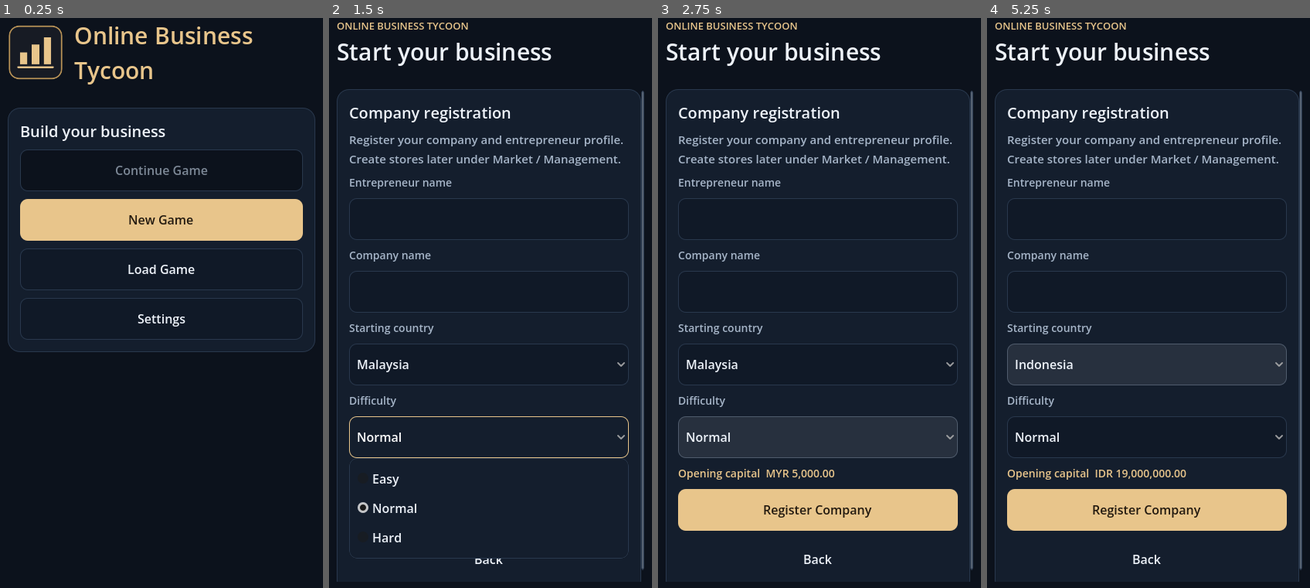
Above: before the commit, frames 1-4 (left to right).
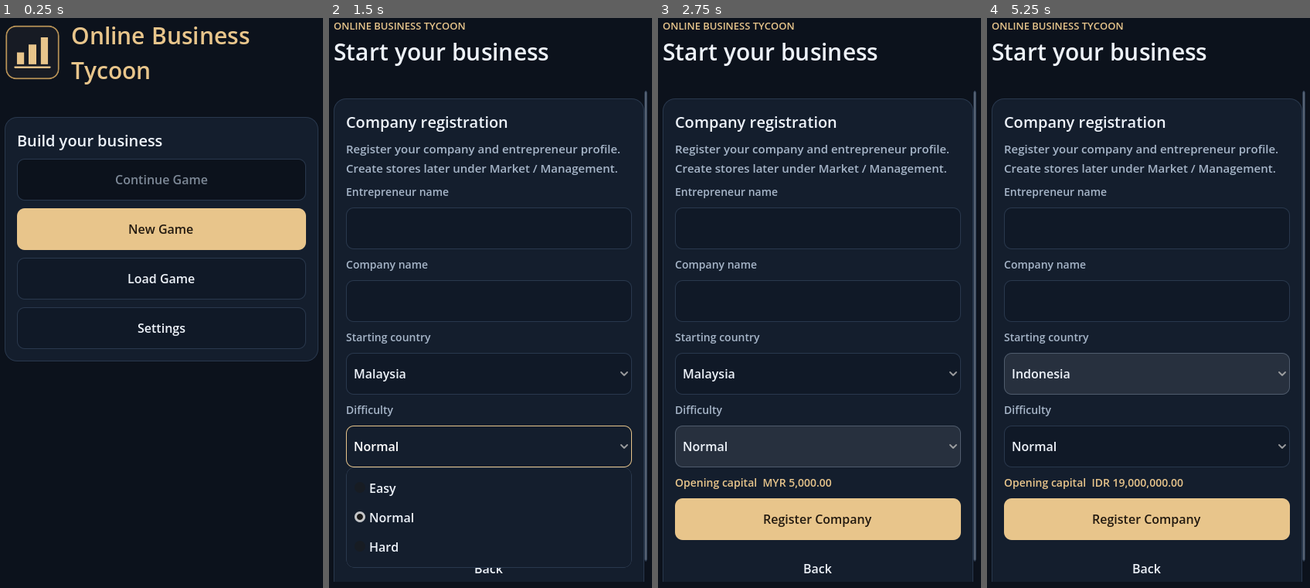
Above: after the commit, the same moments.

Repository: UphyRaop/online-business-tycoon
Game: Godot game, scene res://main.tscn
Two runs of this game, one before a commit and one after it. Both use one fixed random seed, a clock stepped at 60 frames per second and the inputs below.
Inputs:
- Up to frame 1 (0.25 s): no input
- Up to frame 2 (1.5 s): click "New Game" at 0.5 s; click "Normal" at 1.25 s
- Up to frame 3 (2.75 s): click "Normal" at 2 s
- Up to frame 4 (5.25 s): click "Malaysia" at 2.75 s; click "Register Company" at 3.5 s; click "Indonesia" at 4.25 s; click "Indonesia" at 5 s

The runs differ from the first frame. In frame 1, 9.2% of the frame differs, in the area x 1-99%, y 1-61%; in frame 2, 12%; in frame 3, 15%; in frame 4, 15%, in the area x 1-99%, y 0-99%.

Commit message:
Improve responsive desktop layout and top navigation

Diff:
--- a/main.gd
+++ b/main.gd
@@ -41,6 +41,9 @@
 var analytics_window := 1
 var campaign_id := 0
 var selected_store_id := 0
+var page_shell: VBoxContainer
+var page_wide: VBoxContainer
+var page_grid: GridContainer
 var ad_period := 0
 var ad_period_end := 0
 var ad_platform_filter := -1
@@ -53,6 +56,7 @@
 
 func _ready() -> void:
 	theme = Style.build()
+	get_viewport().size_changed.connect(_update_responsive_layout)
 	var settings := ConfigFile.new()
 	if settings.load(PREFERENCES) == OK:
 		large_text = settings.get_value("display", "large_text", false) == true
@@ -139,11 +143,18 @@
 	return input
 
 func card(title: String) -> VBoxContainer:
+	return _create_card(page_grid if is_instance_valid(page_grid) else body, title)
+
+func wide_card(title: String) -> VBoxContainer:
+	return _create_card(page_wide if is_instance_valid(page_wide) else body, title)
+
+func _create_card(parent: Node, title: String) -> VBoxContainer:
 	var surface := PanelContainer.new()
 	if OS.has_feature("web"):
 		surface.mouse_filter = Control.MOUSE_FILTER_PASS
 	surface.add_theme_stylebox_override("panel", Style.box(Style.SURFACE, Style.LINE, 15, 16))
-	body.add_child(surface)
+	surface.size_flags_horizontal = Control.SIZE_EXPAND_FILL
+	parent.add_child(surface)
 	var content := stack(surface)
 	content.add_child(label(title, 20))
 	return content
@@ -179,6 +190,24 @@
 
 func profit_color(cents: int) -> Color:
 	return Style.GREEN if cents >= 0 else Style.RED
+
+func _update_responsive_layout() -> void:
+	var viewport_width := size.x
+	if is_instance_valid(page_shell):
+		var horizontal_margin := 20 if viewport_width >= 900.0 else 12
+		page_shell.custom_minimum_size.x = minf(1100.0, maxf(280.0, viewport_width - horizontal_margin * 2.0))
+	if is_instance_valid(page_grid):
+		page_grid.columns = 2 if screen == "Game" and viewport_width >= 900.0 else 1
+	var nav := find_child("PrimaryNavigation", true, false) as GridContainer
+	if nav != null:
+		nav.columns = 3 if viewport_width < 600.0 else 5
+		for item in nav.get_children():
+			if item is Button:
+				item.custom_minimum_size.x = 70 if viewport_width < 600.0 else (100 if viewport_width < 1024.0 else 180)
+				item.add_theme_font_size_override("font_size", 12 if viewport_width < 600.0 else 13)
+	var kpis := find_child("DashboardKpis", true, false) as GridContainer
+	if kpis != null:
+		kpis.columns = 4 if viewport_width >= 900.0 else 2
 
 func set_notice(message: String, error: bool = false) -> void:
 	notice = message
@@ -412,19 +441,20 @@
 	navigate(target)
 
 func primary_navigation(parent: Node) -> void:
-	var nav := FlowContainer.new()
+	var viewport_width := size.x
+	var nav := GridContainer.new()
 	nav.name = "PrimaryNavigation"
 	nav.size_flags_horizontal = Control.SIZE_FILL
+	nav.columns = 3 if viewport_width < 600.0 else 5
 	nav.add_theme_constant_override("h_separation", 6)
 	nav.add_theme_constant_override("v_separation", 6)
 	parent.add_child(nav)
-	var narrow_viewport := get_viewport_rect().size.x < 600.0
 	for target in NAV:
 		var tab := action(nav, target, navigate.bind(target), target == primary_category(page))
-		tab.add_theme_font_size_override("font_size", 12 if narrow_viewport else 13)
+		tab.add_theme_font_size_override("font_size", 12 if viewport_width < 600.0 else 13)
 		tab.clip_text = true
-		tab.custom_minimum_size.x = 70 if narrow_viewport else 100
-		tab.size_flags_horizontal = Control.SIZE_SHRINK_BEGIN
+		tab.custom_minimum_size.x = 70 if viewport_width < 600.0 else (100 if viewport_width < 1024.0 else 180)
+		tab.size_flags_horizontal = Control.SIZE_EXPAND_FILL
 		for button_state in ["normal", "hover", "pressed", "focus", "disabled"]:
 			var style: StyleBox = tab.get_theme_stylebox(button_state).duplicate()
 			style.content_margin_left = 4
@@ -458,6 +488,9 @@
 
 func render() -> void:
 	edit_checks.clear()
+	page_shell = null
+	page_wide = null
+	page_grid = null
 	for child in get_children():
 		if child == confirmation:
 			confirmation.hide()
@@ -471,9 +504,26 @@
 	var margin := MarginContainer.new()
 	add_child(margin)
 	margin.set_anchors_and_offsets_preset(Control.PRESET_FULL_RECT)
+	var viewport_width := size.x
+	var horizontal_margin := 20 if viewport_width >= 900.0 else 12
 	for side in ["left", "right", "top", "bottom"]:
-		margin.add_theme_constant_override("margin_" + side, 16)
-	var shell := stack(margin, 12)
+		margin.add_theme_constant_override("margin_" + side, horizontal_margin if side in ["left", "right"] else 16)
+	var centering := HBoxContainer.new()
+	centering.size_flags_horizontal = Control.SIZE_EXPAND_FILL
+	centering.size_flags_vertical = Control.SIZE_EXPAND_FILL
+	centering.add_theme_constant_override("separation", 0)
+	margin.add_child(centering)
+	var left_space := Control.new()
+	left_space.size_flags_horizontal = Control.SIZE_EXPAND_FILL
+	centering.add_child(left_space)
+	page_shell = stack(centering, 12)
+	page_shell.size_flags_horizontal = Control.SIZE_SHRINK_CENTER
+	page_shell.size_flags_vertical = Control.SIZE_EXPAND_FILL
+	page_shell.custom_minimum_size.x = minf(1100.0, maxf(280.0, viewport_width - horizontal_margin * 2.0))
+	var right_space := Control.new()
+	right_space.size_flags_horizontal = Control.SIZE_EXPAND_FILL
+	centering.add_child(right_space)
+	var shell := page_shell
 	var masthead := stack(shell, 3)
 	if screen != "Title":
 		masthead.add_child(label("ONLINE BUSINESS TYCOON", 13, Style.GOLD))
@@ -501,10 +551,19 @@
 	var scroll := ScrollContainer.new()
 	scroll.horizontal_scroll_mode = ScrollContainer.SCROLL_MODE_DISABLED
 	scroll.size_flags_vertical = Control.SIZE_EXPAND_FILL
+	scroll.size_flags_horizontal = Control.SIZE_EXPAND_FILL
 	scroll.follow_focus = true
 	shell.add_child(scroll)
 	body = stack(scroll, 12)
 	body.size_flags_horizontal = Control.SIZE_EXPAND_FILL
+	page_wide = stack(body, 12)
+	page_wide.size_flags_horizontal = Control.SIZE_EXPAND_FILL
+	page_grid = GridContainer.new()
+	page_grid.columns = 2 if screen == "Game" and size.x >= 900.0 else 1
+	page_grid.size_flags_horizontal = Control.SIZE_EXPAND_FILL
+	page_grid.add_theme_constant_override("h_separation", 18)
+	page_grid.add_theme_constant_override("v_separation", 18)
+	body.add_child(page_grid)
 	status = label(notice, 14, Style.RED if error_notice else Style.GREEN)
 	status.visible = not notice.is_empty()
 	shell.add_child(status)
@@ -571,28 +630,31 @@
 
 func dashboard() -> void:
 	var totals := sim.report(sim.state.day)
-	var overview := card(sim.state.company)
+	var overview := wide_card(sim.state.company)
 	overview.add_child(label(sim.state.owner + ", CEO", 16, Style.MUTED))
-	overview.add_child(label("Bank Balance", 13, Style.MUTED))
-	overview.add_child(label(money(totals.closing_cash), 32, Style.GOLD))
-	divider(overview)
-	metric(overview, "Lifetime net sales", money(totals.sales - totals.refunds))
-	metric(overview, "Lifetime net profit", money(Sim.net(totals)), profit_color(Sim.net(totals)))
-	metric(overview, "Orders fulfilled", str(totals.channels[0].orders + totals.channels[1].orders + totals.channels[2].orders))
-	metric(overview, "Open orders", str(sim.state.active_orders.size()))
-	metric(overview, "Store reputation", "%d / 100" % sim.state.reputation)
 	var active_marketplaces := 0
 	var active_websites := 0
 	for store in sim.state.stores:
 		if not store.active: continue
 		if int(store.type) == 0: active_marketplaces += 1
 		else: active_websites += 1
-	metric(overview, "Active Marketplace Stores", str(active_marketplaces))
-	metric(overview, "Active Websites", str(active_websites))
 	var active_campaigns := 0
 	for campaign in sim.state.advertising.campaigns.values():
 		if campaign.status == "active": active_campaigns += 1
-	metric(overview, "Active Advertising Campaigns · Lifetime Spend", "%d · %s" % [active_campaigns, money(totals.advertising)])
+	var kpis := GridContainer.new()
+	kpis.columns = 4 if size.x >= 900.0 else 2
+	kpis.add_theme_constant_override("h_separation", 8)
+	kpis.add_theme_constant_override("v_separation", 8)
+	kpis.name = "DashboardKpis"
+	overview.add_child(kpis)
+	_add_kpi(kpis, "Bank Balance", money(totals.closing_cash), Style.GOLD)
+	_add_kpi(kpis, "Lifetime net sales", money(totals.sales - totals.refunds))
+	_add_kpi(kpis, "Lifetime net profit", money(Sim.net(totals)), profit_color(Sim.net(totals)))
+	_add_kpi(kpis, "Orders fulfilled", str(totals.channels[0].orders + totals.channels[1].orders + totals.channels[2].orders))
+	_add_kpi(kpis, "Open orders", str(sim.state.active_orders.size()))
+	_add_kpi(kpis, "Store reputation", "%d / 100" % sim.state.reputation)
+	_add_kpi(kpis, "Marketplace stores · Websites", "%d · %d" % [active_marketplaces, active_websites])
+	_add_kpi(kpis, "Active campaigns · Lifetime spend", "%d · %s" % [active_campaigns, money(totals.advertising)])
 	action(overview, "My Products", navigate.bind("My Products"))
 	var alerts: VBoxContainer = card("Business Alerts")
 	if active_marketplaces == 0 and active_websites == 0:
@@ -631,6 +693,16 @@
 		action(next, "Browse product catalog", navigate.bind("Market"), true)
 	channel_cards(totals, "Lifetime")
 
+func _add_kpi(parent: GridContainer, caption: String, value: String, color: Color = Style.TEXT) -> void:
+	var panel := PanelContainer.new()
+	panel.add_theme_stylebox_override("panel", Style.box(Style.INPUT, Style.LINE, 9, 10))
+	panel.custom_minimum_size.x = 105
+	panel.size_flags_horizontal = Control.SIZE_EXPAND_FILL
+	parent.add_child(panel)
+	var content := stack(panel, 3)
+	content.add_child(label(caption, 12, Style.MUTED))
+	content.add_child(label(value, 16, color))
+
 func advance(days: int) -> void:
 	sim.advance(days)
 	report_end = 0
--- a/phase4_ui_test.gd
+++ b/phase4_ui_test.gd
@@ -14,7 +14,7 @@
 	fields[1].text = "Harbor Works"
 	press("Register company")
 	await process_frame
-	var nav: FlowContainer = app.find_child("PrimaryNavigation", true, false)
+	var nav: GridContainer = app.find_child("PrimaryNavigation", true, false)
 	var game_date: Label = app.find_child("GameDate", true, false)
 	expect(nav != null and game_date != null and nav.get_parent() == game_date.get_parent()
 		and nav.get_index() == game_date.get_index() + 1,
@@ -105,12 +105,22 @@
 	Slots.delete_slot(1)
 
 	root.size = Vector2i(390, 844)
-	await settle("phase4-mobile-top-navigation")
-	_check_primary_tabs_within_viewport(Vector2i(390, 844))
+	await process_frame
+	await process_frame
 	for target in ["Dashboard", "Market", "Order", "Business", "Finance"]:
 		press(target)
 		expect(app.primary_category(app.page) == target or (target == "Order" and app.primary_category(app.page) == "Order"),
 			"Mobile navigation opens %s" % target)
+	for viewport in [Vector2i(1920, 1080), Vector2i(1280, 720), Vector2i(768, 1024), Vector2i(390, 844), Vector2i(375, 812)]:
+		root.size = viewport
+		await settle("phase4-%dx%d" % [viewport.x, viewport.y])
+		_check_primary_tabs_within_viewport(viewport)
+		expect(app.page_grid.columns == (2 if viewport.x >= 900 else 1),
+			"Page panels use the intended responsive column count at %dx%d" % [viewport.x, viewport.y])
+		var shell_bounds: Rect2 = app.page_shell.get_global_rect()
+		var scale_x: float = float(viewport.x) / app.get_viewport_rect().size.x
+		expect(shell_bounds.position.x * scale_x >= 0 and shell_bounds.end.x * scale_x <= float(viewport.x) + 1.0,
+			"Centered content shell fits %dx%d" % [viewport.x, viewport.y])
 	print("Phase 4 navigation and Management UI: %d failures" % failures)
 	quit(0 if failures == 0 else 1)
 
@@ -120,10 +130,11 @@
 		expect(false, "Primary navigation remains present at %dx%d" % [viewport.x, viewport.y])
 		return
 	var button_count := 0
+	var scale_x: float = float(viewport.x) / app.get_viewport_rect().size.x
 	for item in controls(nav, "Button"):
 		var button: Button = item
 		var button_bounds: Rect2 = button.get_global_rect()
 		button_count += 1
-		expect(button_bounds.position.x >= 0 and button_bounds.end.x <= float(viewport.x) + 1.0,
+		expect(button_bounds.position.x * scale_x >= 0 and button_bounds.end.x * scale_x <= float(viewport.x) + 1.0,
 			"%s remains reachable within the viewport" % button.text)
 	expect(button_count == 5, "All five primary tabs remain present without requiring horizontal scrolling")
